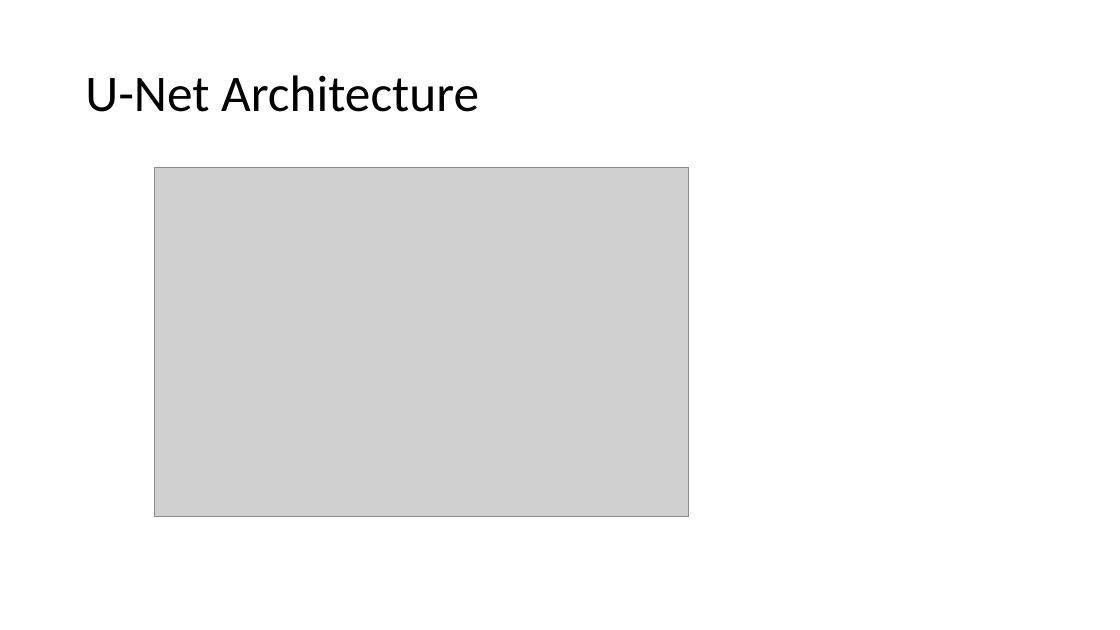
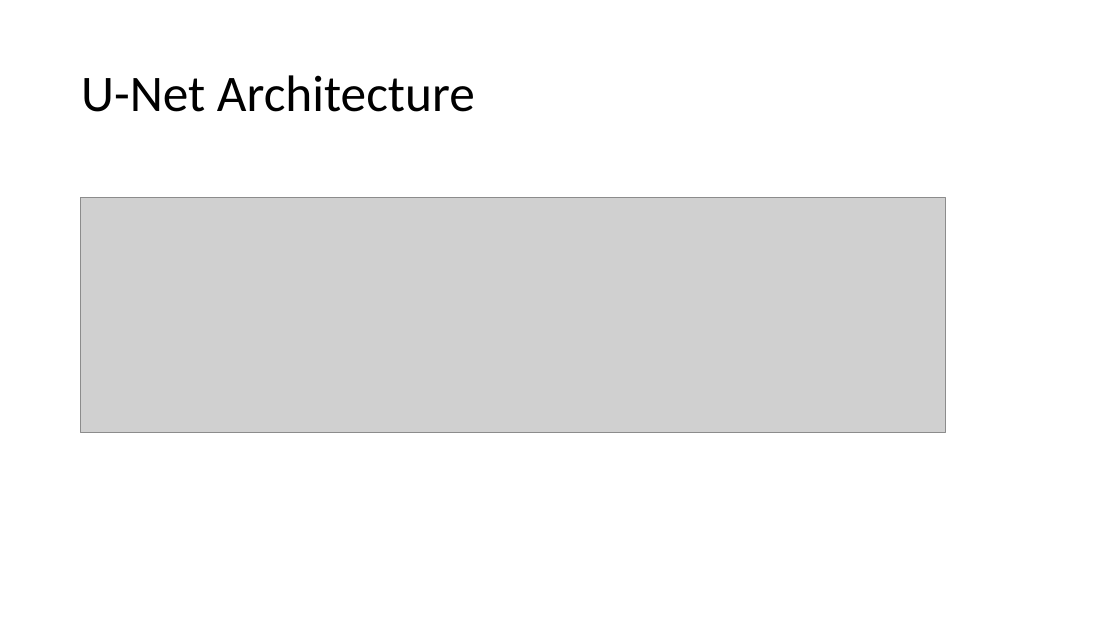
Before and after one commit to ligenchang/carvana-image-masking-challenge, a slide deck: slide 10 of Presentaton.pptx (slide 4 before the commit). Drawn at 1120x630 pixels with LibreOffice and Linux fonts; fonts in the diff are those of the drawing; grey boxes stand for pictures. Boxes give left, top, right and bottom in pixels: in the first picture for what was removed or moved away, otherwise in the second. Text is boxed around its words. In the diff, an @@ line names an element or a change of style, - is before the commit and + after.

```diff
--- a/Presentaton.pptx
+++ b/Presentaton.pptx
@@ title "U-Net Architecture": place and size @@
-title "U-Net Architecture" at bbox=[85, 75, 479, 112]
+title "U-Net Architecture" at bbox=[81, 75, 475, 112]
@@ picture removed at bbox=[155, 168, 688, 518] @@
@@ picture added at bbox=[80, 197, 946, 432] @@
```
Also in this commit, not shown: 6 other slides changed, 7 slides added, 1 slide removed.
